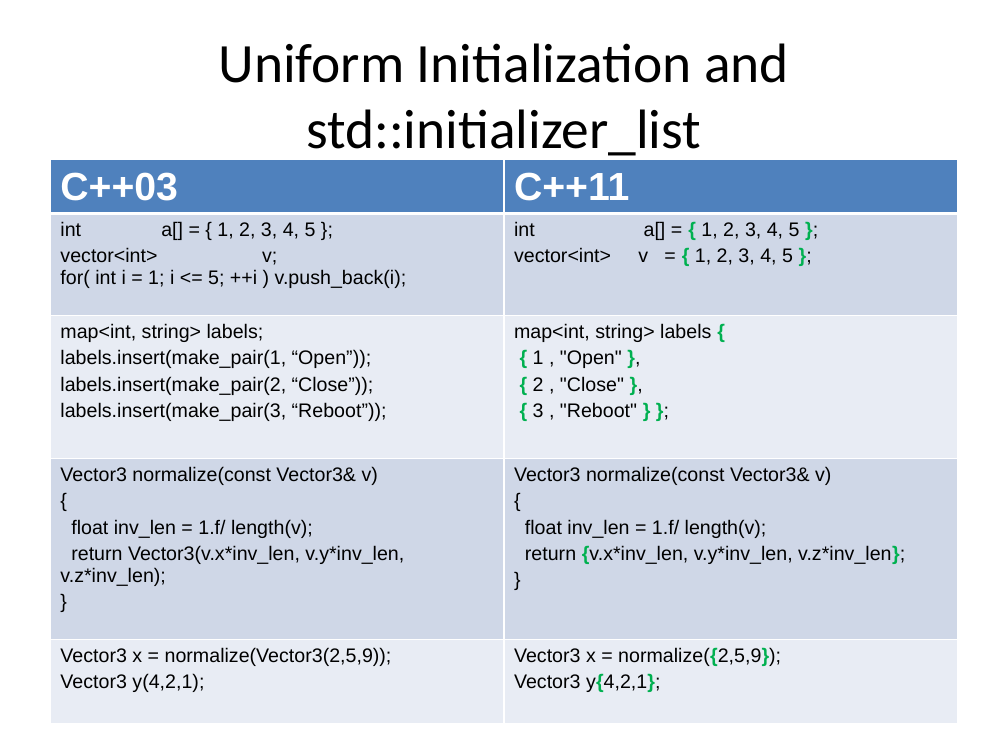
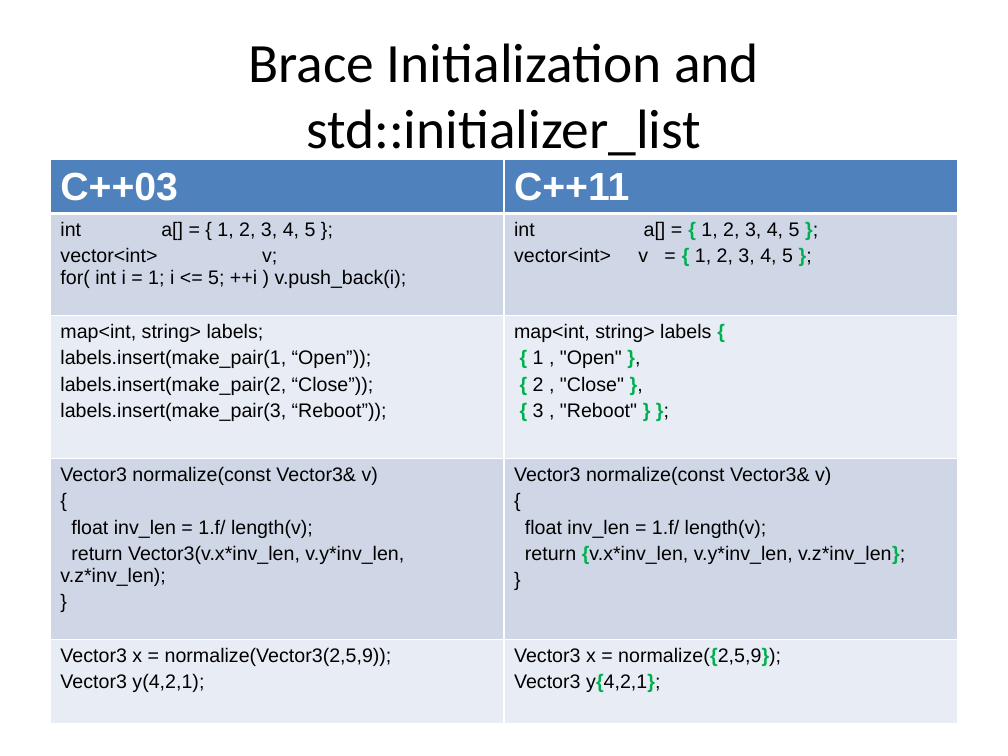
Before and after one commit to xtofl/cpp11training, a slide deck: slide 11 of slides/1.coreextensions-c11-121213071023-phpapp02-reordered.pptx (slide 10 before the commit). Drawn at 1008x756 pixels with LibreOffice and Linux fonts; fonts in the diff are those of the drawing. Boxes give left, top, right and bottom in pixels: in the first picture for what was removed or moved away, otherwise in the second. Text is boxed around its words. In the diff, an @@ line names an element or a change of style, - is before the commit and + after.

```diff
--- a/slides/1.coreextensions-c11-121213071023-phpapp02-reordered.pptx
+++ b/slides/1.coreextensions-c11-121213071023-phpapp02-reordered.pptx
@@ title at (249,43,759,162): text changed @@
-Uniform Initialization and std::initializer_list
+Brace Initialization and std::initializer_list
```
Also in this commit, not shown: 28 other slides changed, 3 slides added, 2 other files.
